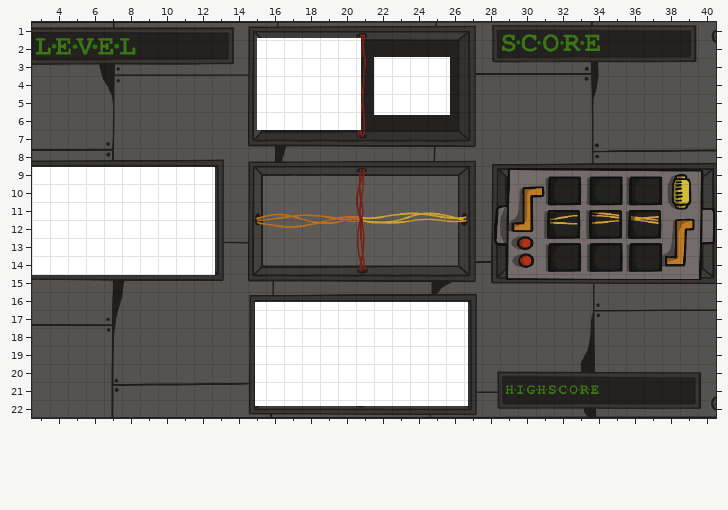
Tiled map: gxpengine_template/bin/Debug/Assets/LVL1.tmx. That is the earlier state.
Cells are 32x32 px. Shown: x 3..40, y 1..22.
Now the later version:
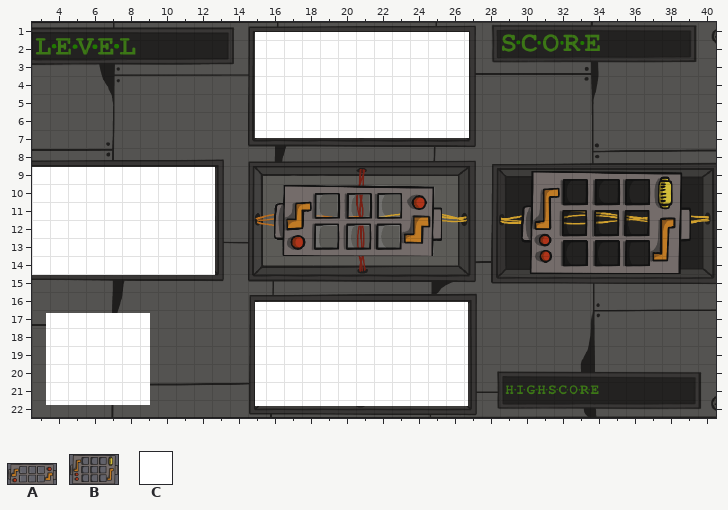
Key: from "Maze3x2": A 0; from "Maze_Bg": B 0; from "Test": C 0.
Objects are placed by their top-left corner, in cells (3,4 is the top-left corner of cell 3,4); size is 1x1 cell unless given.
The exact change:
{"where": "layer \"Object Layer 1\""}
{"was": "C \"Module_Pump\" at 22,3 size 4.2x3.2", "now": "C \"Module_Pump\" at 15.4,1.6 size 11.9x5.9"}
{"was": "B \"maze2\" at 28.7,9.1 size 12.3x6.2", "now": "B \"maze2\" at 30.2,9.3 size 9.5x5.7"}
{"was": "C \"Module_PowerUp\" at 15.5,1.9 size 5.8x5.1", "now": "C \"Module_PowerUp\" at 3.8,17.2 size 5.8x5.1"}
{"now": "A \"maze3\" at 16.4,10 size 9.3x4"}
